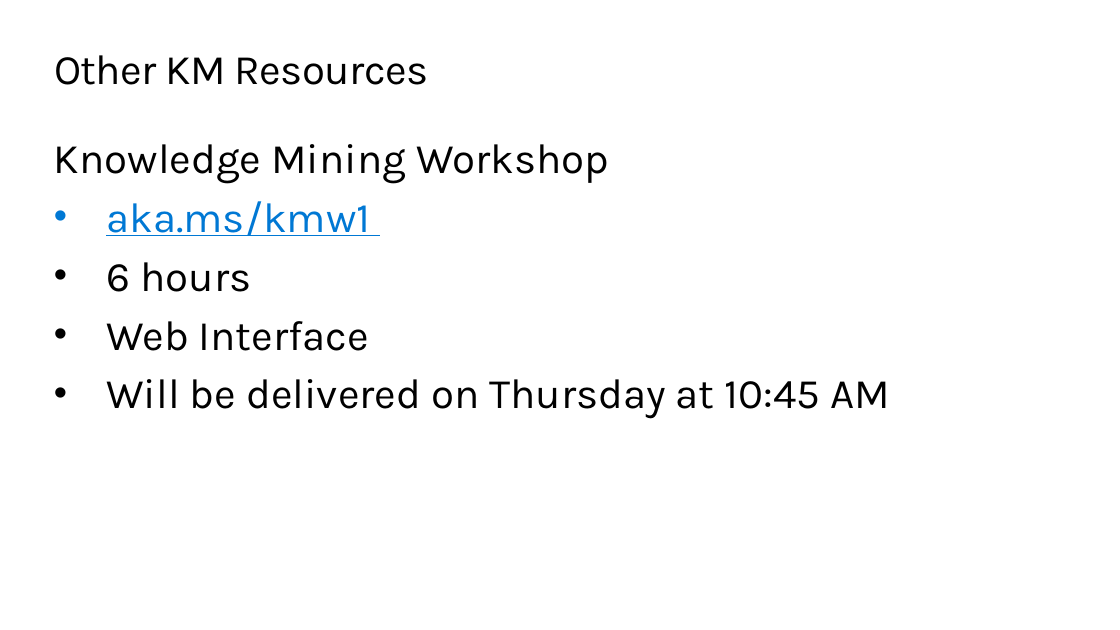
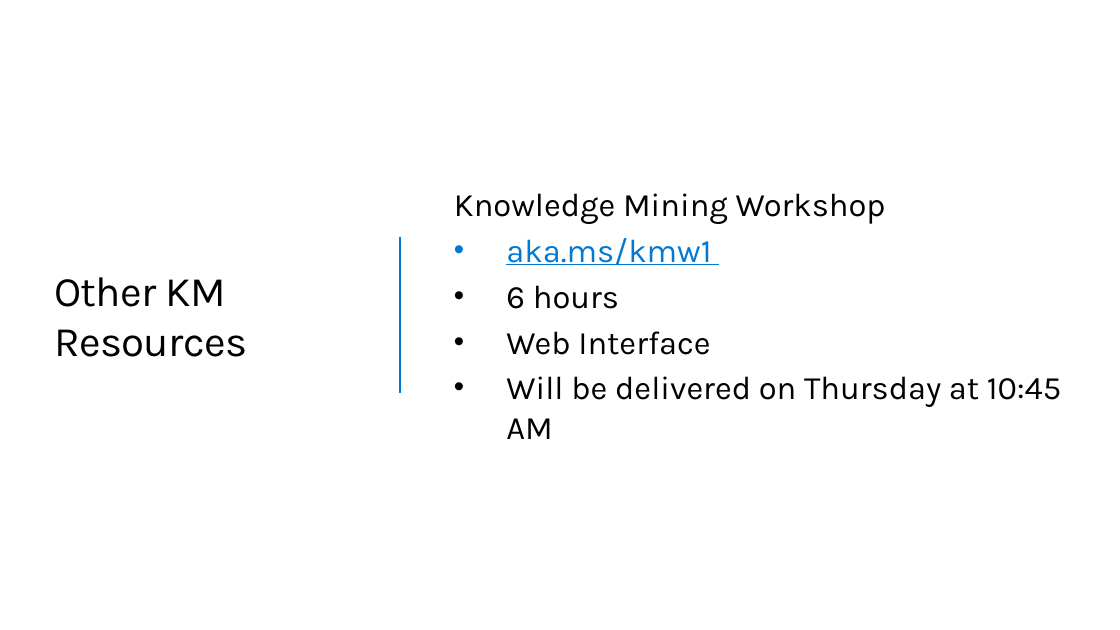
Before and after one commit to QuirkyDataScientist1978/Build-a-knowledge-mining-solution-using-Azure-AI, a slide deck: slide 5 of resources/slides/Opening.pptx. Drawn at 1120x630 pixels with LibreOffice and Linux fonts; fonts in the diff are those of the drawing; background and template pictures are left out. Boxes give left, top, right and bottom in pixels: in the first picture for what was removed or moved away, otherwise in the second. Text is boxed around its words. In the diff, an @@ line names an element or a change of style, - is before the commit and + after.

```diff
--- a/resources/slides/Opening.pptx
+++ b/resources/slides/Opening.pptx
@@ title "Other KM Resources": place and size @@
-title "Other KM Resources" at (54,55,428,85)
+title "Other KM Resources" at (54,277,247,357)
@@ title "Other KM Resources" at (54,277,247,357): vertical alignment top to middle @@
@@ text "Knowledge Mining Workshop": place and size @@
-text "Knowledge Mining Workshop" at (54,144,890,419)
+text "Knowledge Mining Workshop" at (454,193,1061,439)
@@ text "Knowledge Mining Workshop" at (454,193,1061,439): size 36 to 28 pt; less space between paragraphs; vertical alignment top to middle @@
@@ line added from (400, 237) to (400, 393), #0078D4 2.25 pt @@
```
Also in this commit, not shown: 14 other slides changed, 3 slides added, 1 slide removed.
